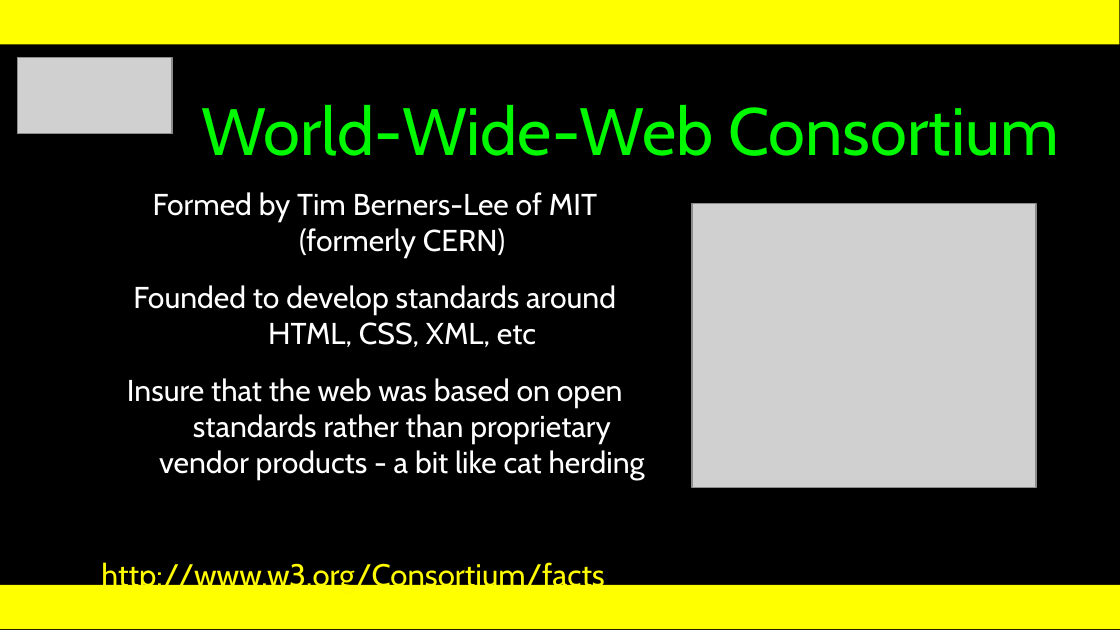
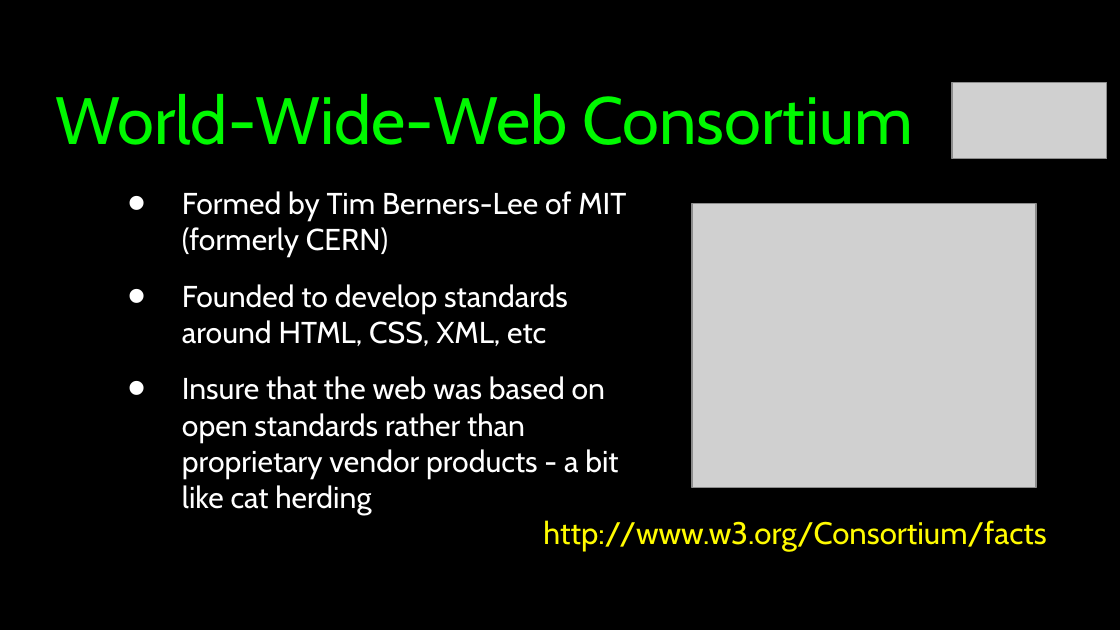
Before and after one commit to csev/wa4e, a slide deck: slide 9 of lectures/Web-01-HTML.ppt (slide 37 before the commit). Drawn at 1120x630 pixels with LibreOffice and Linux fonts; fonts in the diff are those of the drawing; grey boxes stand for pictures. Boxes give left, top, right and bottom in pixels: in the first picture for what was removed or moved away, otherwise in the second. Text is boxed around its words. In the diff, an @@ line names an element or a change of style, - is before the commit and + after.

```diff
--- a/lectures/Web-01-HTML.ppt
+++ b/lectures/Web-01-HTML.ppt
@@ rectangle at [0, 0, 1120, 43]: fill #FFFF00 to #000000 @@
@@ title "World-Wide-Web Consortium": place and size @@
-title "World-Wide-Web Consortium" at [201, 105, 1060, 156]
+title "World-Wide-Web Consortium" at [55, 94, 913, 145]
@@ title "World-Wide-Web Consortium" at [55, 94, 913, 145]: vertical alignment bottom to middle @@
@@ picture: place and size @@
-picture at [18, 58, 172, 134]
+picture at [952, 83, 1107, 159]
@@ text "Formed by Tim Berners-Lee of ...": place and size @@
-text "Formed by Tim Berners-Lee of ..." at [127, 192, 645, 480]
+text "Formed by Tim Berners-Lee of ..." at [182, 191, 626, 515]
@@ text "Formed by Tim Berners-Lee of ..." at [182, 191, 626, 515]: alignment centre to left; bullet none to • @@
@@ text "http://www.w3.org/Consortium/facts": place and size @@
-text "http://www.w3.org/Consortium/facts" at [101, 562, 604, 594]
+text "http://www.w3.org/Consortium/facts" at [543, 520, 1046, 552]
@@ rectangle at [0, 585, 1120, 629]: fill #FFFF00 to #000000 @@
```
Also in this commit, not shown: 17 other slides changed, 12 slides added, 21 slides removed.
